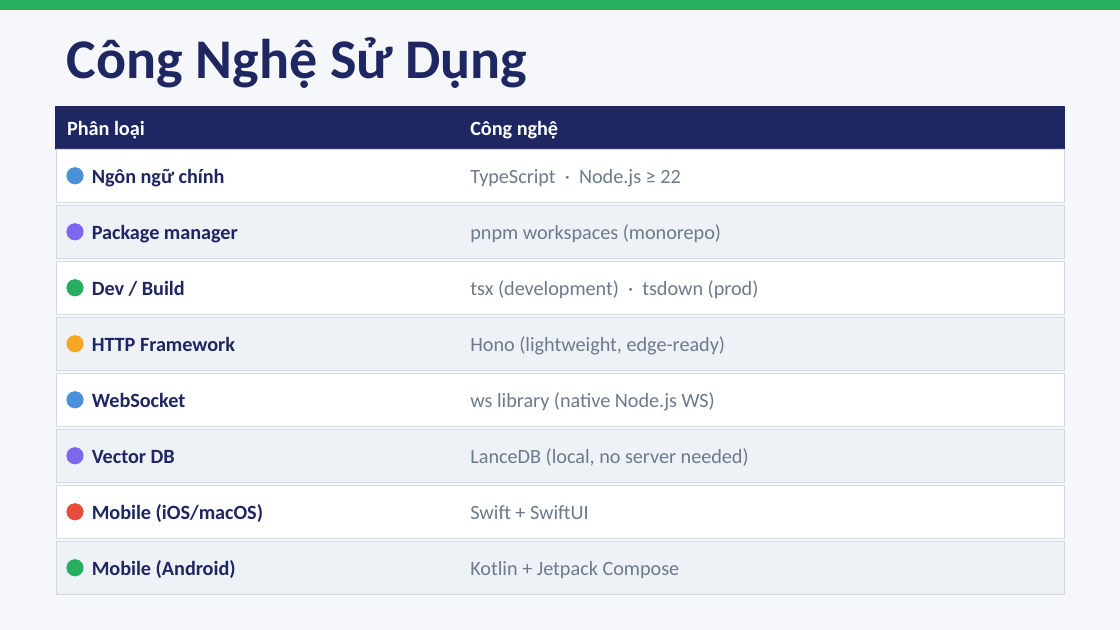
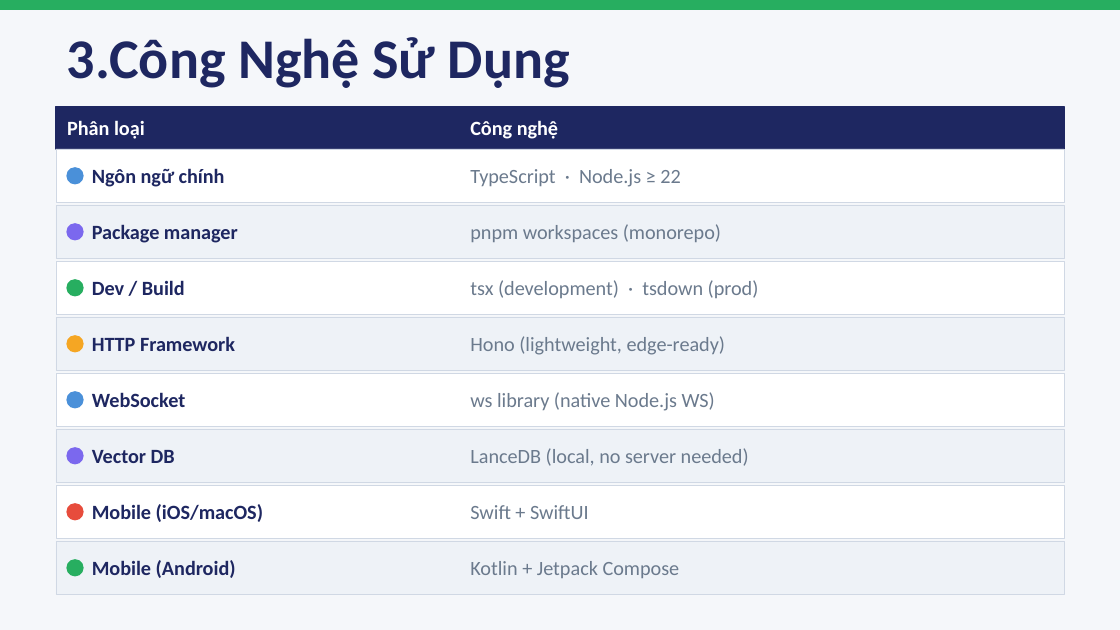
Before and after one commit to dvduongth/research_doc, a slide deck: slide 5 of open_claw/presentation/OpenClaw_Presentation.pptx. Drawn at 1120x630 pixels with LibreOffice and Linux fonts; fonts in the diff are those of the drawing. Boxes give left, top, right and bottom in pixels: in the first picture for what was removed or moved away, otherwise in the second. Text is boxed around its words. In the diff, an @@ line names an element or a change of style, - is before the commit and + after.

```diff
--- a/open_claw/presentation/OpenClaw_Presentation.pptx
+++ b/open_claw/presentation/OpenClaw_Presentation.pptx
@@ text at (x1=67, y1=37, x2=570, y2=88): text changed @@
-Công Nghệ Sử Dụng
+3.Công Nghệ Sử Dụng
```
Also in this commit, not shown: 10 other slides changed, 4 slides added, 47 other files.
